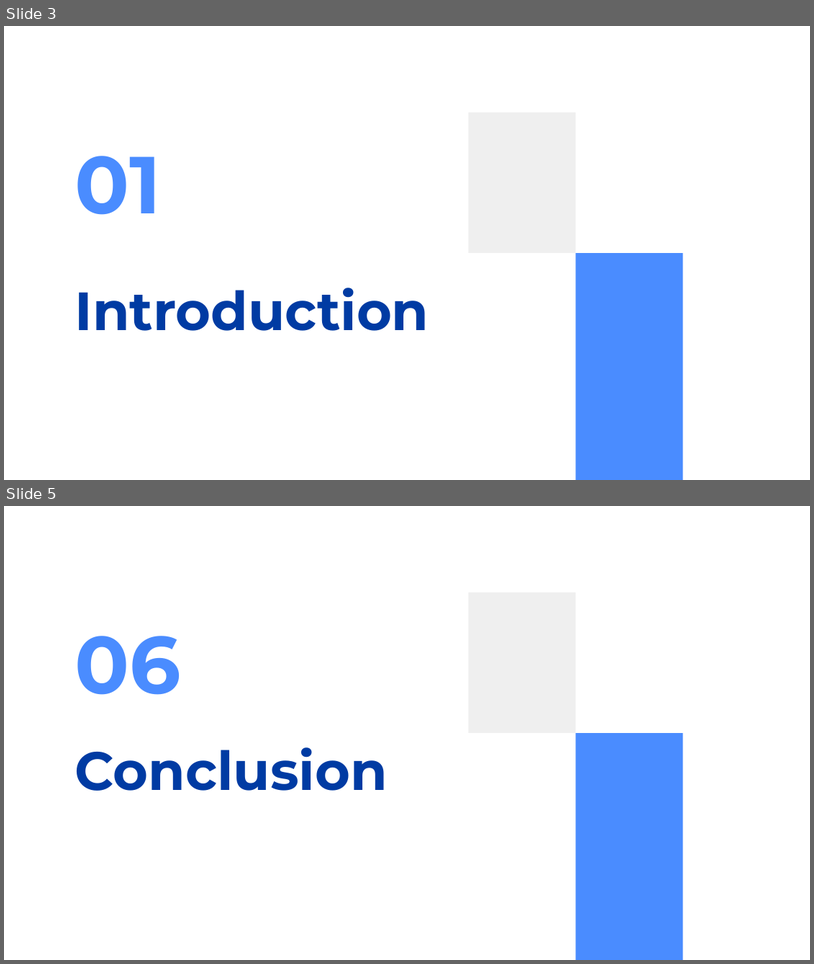
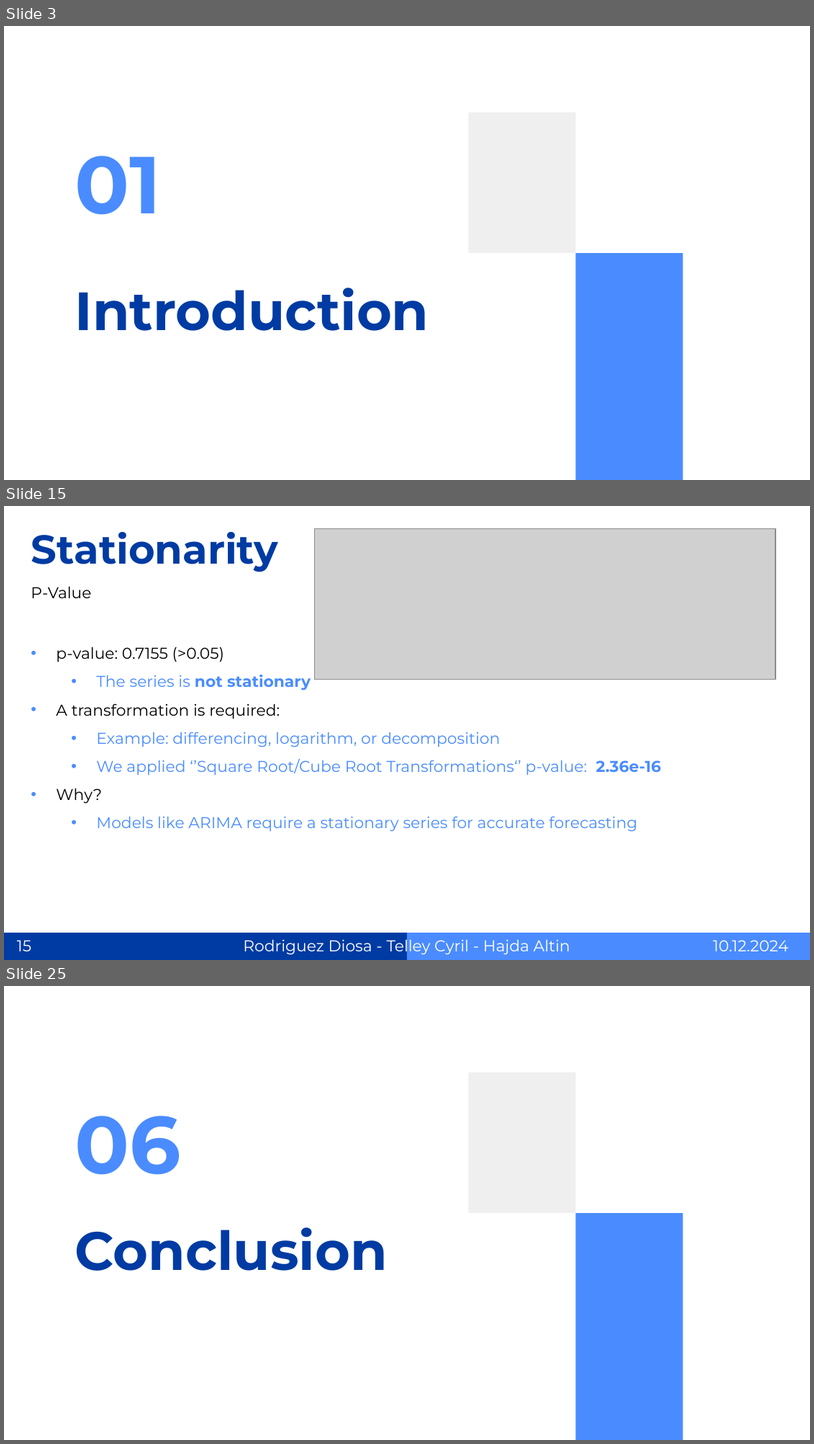
Before and after one commit to SuperMegaFort/TSM-AnSeqDa, a slide deck: presentation/pres_AnSeqDa.pptx. Shown one above the other, each under a label of ours: slides 3 and 5 before the commit, slides 3, 15 and 25 after it; the slides between them are not shown. The pictures are 814x964 and 814x1444 pixels, drawn with LibreOffice and Linux fonts; fonts in the diff are those of the drawing; grey boxes stand for pictures. Boxes give left, top, right and bottom in pixels: in the first picture for what was removed or moved away, otherwise in the second. Text is boxed around its words. In the diff, an @@ line names an element or a change of style, - is before the commit and + after.

```diff
--- a/presentation/pres_AnSeqDa.pptx
+++ b/presentation/pres_AnSeqDa.pptx
@@ slide 15 added at box(4, 506, 810, 960), background #FFFFFF @@
@@ title added at box(31, 532, 278, 572), 36 pt, text #003BA3, bold @@
+Stationarity
@@ picture added at box(314, 528, 776, 679) @@
@@ subtitle added at box(31, 586, 91, 598), 14 pt, text #000000 @@
+P-Value
@@ text added at box(56, 646, 661, 831), 14 pt, text #4A8CFF @@
+• p-value: 0.7155 (>0.05)
+  • The series is not stationary
+• A transformation is required:
+  • Example: differencing, logarithm, or decomposition
+  • We applied ‘’Square Root/Cube Root Transformations‘’ p-value: 2.36e-16
+• Why?
+  • Models like ARIMA require a stationary series for accurate forecasting
@@ rectangle added at box(4, 932, 407, 960), fill #003BA3 @@
@@ text added at box(243, 937, 571, 955), 14 pt, text #FFFFFF @@
+Rodriguez Diosa - Telley Cyril - Hajda Altin
@@ rectangle added at box(407, 932, 810, 960), fill #4A8CFF @@
@@ page number added at box(17, 939, 31, 951), 14 pt, text #FFFFFF @@
+15
@@ text added at box(713, 939, 789, 951), 14 pt, text #FFFFFF @@
+10.12.2024
@@ what was slide 5 is now slide 25 @@
```
Also in this commit, not shown: 5 slides changed, 20 other slides added, 3 other files.
